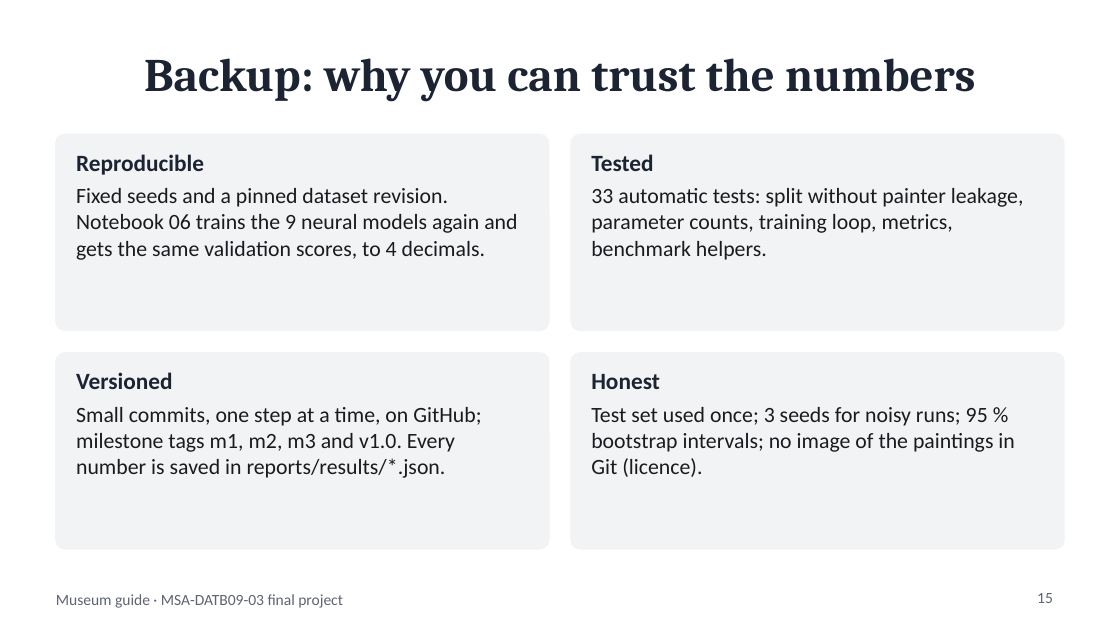
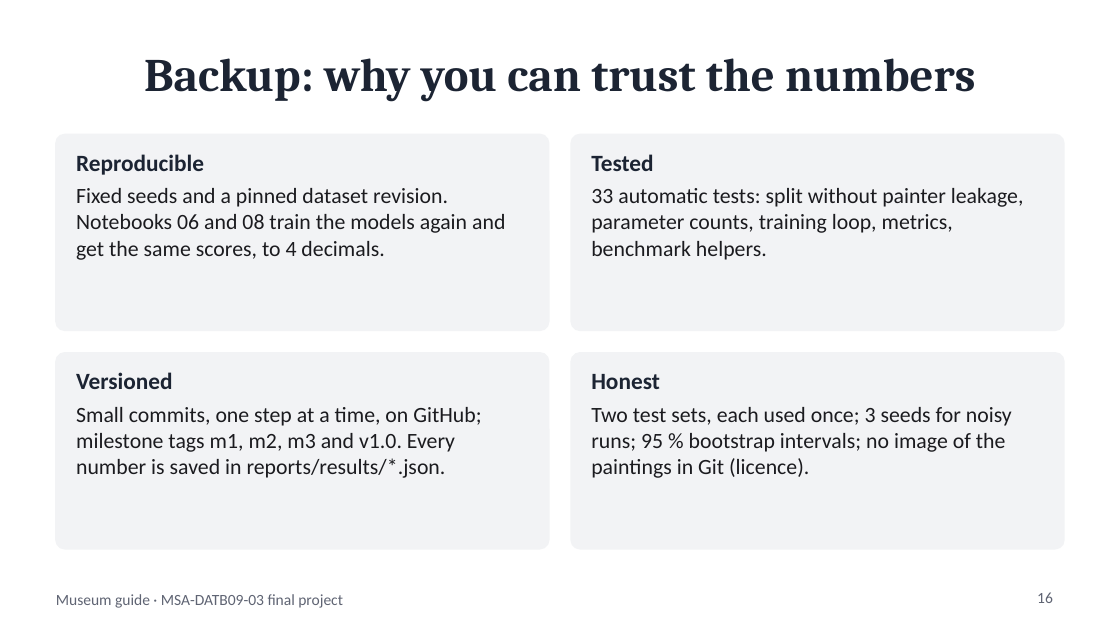
Before and after one commit to BenjaminAHS/neural-network-project, a slide deck: slide 16 of docs/museum_guide_presentation.pptx (slide 15 before the commit). Drawn at 1120x630 pixels with LibreOffice and Linux fonts; fonts in the diff are those of the drawing. Boxes give left, top, right and bottom in pixels: in the first picture for what was removed or moved away, otherwise in the second. Text is boxed around its words. In the diff, an @@ line names an element or a change of style, - is before the commit and + after.

Commit message:
Add the second test to the talk and recommend the fine-tuned ResNet18

```diff
--- a/docs/museum_guide_presentation.pptx
+++ b/docs/museum_guide_presentation.pptx
@@ text at box(76, 188, 505, 260): text changed @@
-Fixed seeds and a pinned dataset revision. Notebook 06 trains the 9 neural models again and gets the same validation scores, to 4 decimals.
+Fixed seeds and a pinned dataset revision. Notebooks 06 and 08 train the models again and get the same scores, to 4 decimals.
@@ text at box(591, 407, 1012, 478): text changed @@
-Test set used once; 3 seeds for noisy runs; 95 % bootstrap intervals; no image of the paintings in Git (licence).
+Two test sets, each used once; 3 seeds for noisy runs; 95 % bootstrap intervals; no image of the paintings in Git (licence).
@@ page number at box(1037, 592, 1053, 603): text changed @@
-15
+16
```
Also in this commit, not shown: 10 other slides changed, 1 slide added, 4 other files.
